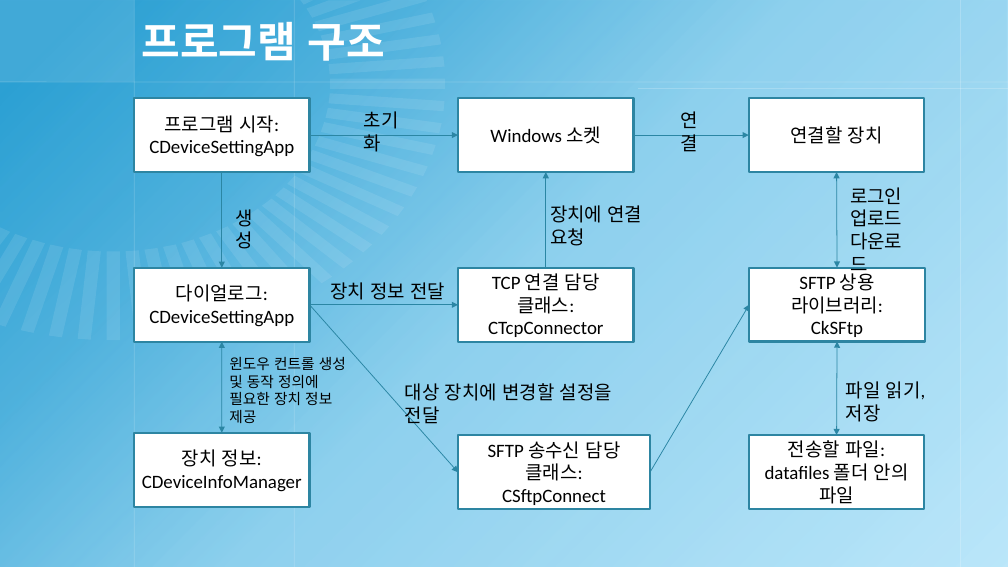
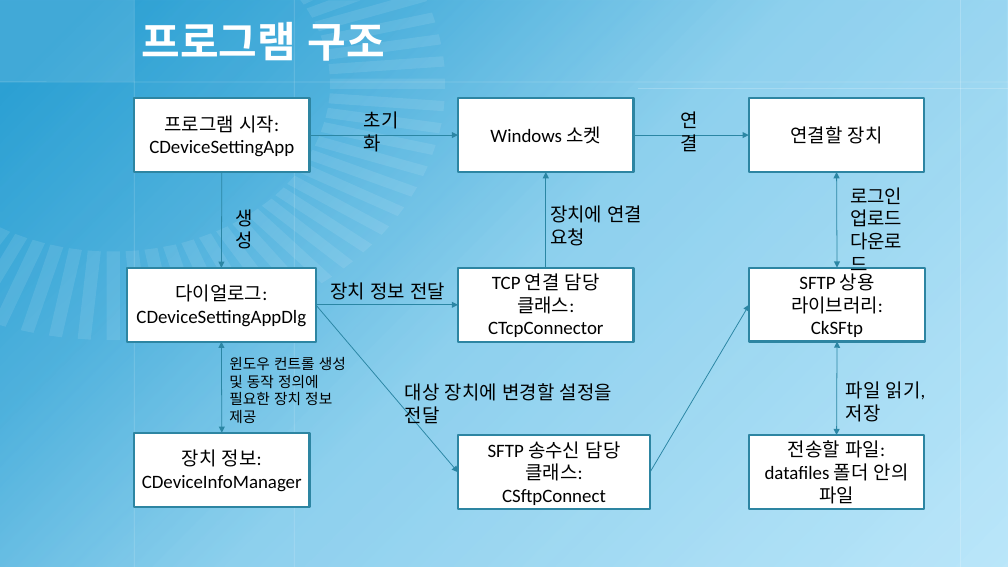
Before and after one commit to kjh0311/MFC_TCP_SFTP_PROJECT, a slide deck: slide 8 of C++ 벡터 및 클래스 활용 MFC 윈도우.pptx. Drawn at 1008x567 pixels with LibreOffice and Linux fonts; fonts in the diff are those of the drawing; background and template pictures are left out. Boxes give left, top, right and bottom in pixels: in the first picture for what was removed or moved away, otherwise in the second. Text is boxed around its words. In the diff, an @@ line names an element or a change of style, - is before the commit and + after.

Commit message:
pptx pdf 파일 수정

```diff
--- a/C++ 벡터 및 클래스 활용 MFC 윈도우.pptx
+++ b/C++ 벡터 및 클래스 활용 MFC 윈도우.pptx
@@ rectangle "다이얼로그: CDeviceSettingAppDlg": place and size @@
-rectangle "다이얼로그: CDeviceSettingAppDlg" at box(134, 268, 309, 342)
+rectangle "다이얼로그: CDeviceSettingAppDlg" at box(127, 268, 316, 342)
@@ text in rectangle at box(136, 284, 306, 327): text changed @@
-다이얼로그:
-CDeviceSettingApp
+다이얼로그:
+CDeviceSettingAppDlg
@@ arrow moved from (310, 305) - (458, 473) to (316, 305) - (458, 473) @@
@@ arrow moved from (310, 305) - (458, 305) to (316, 305) - (458, 305) @@
```
Also in this commit, not shown: 1 other file.
